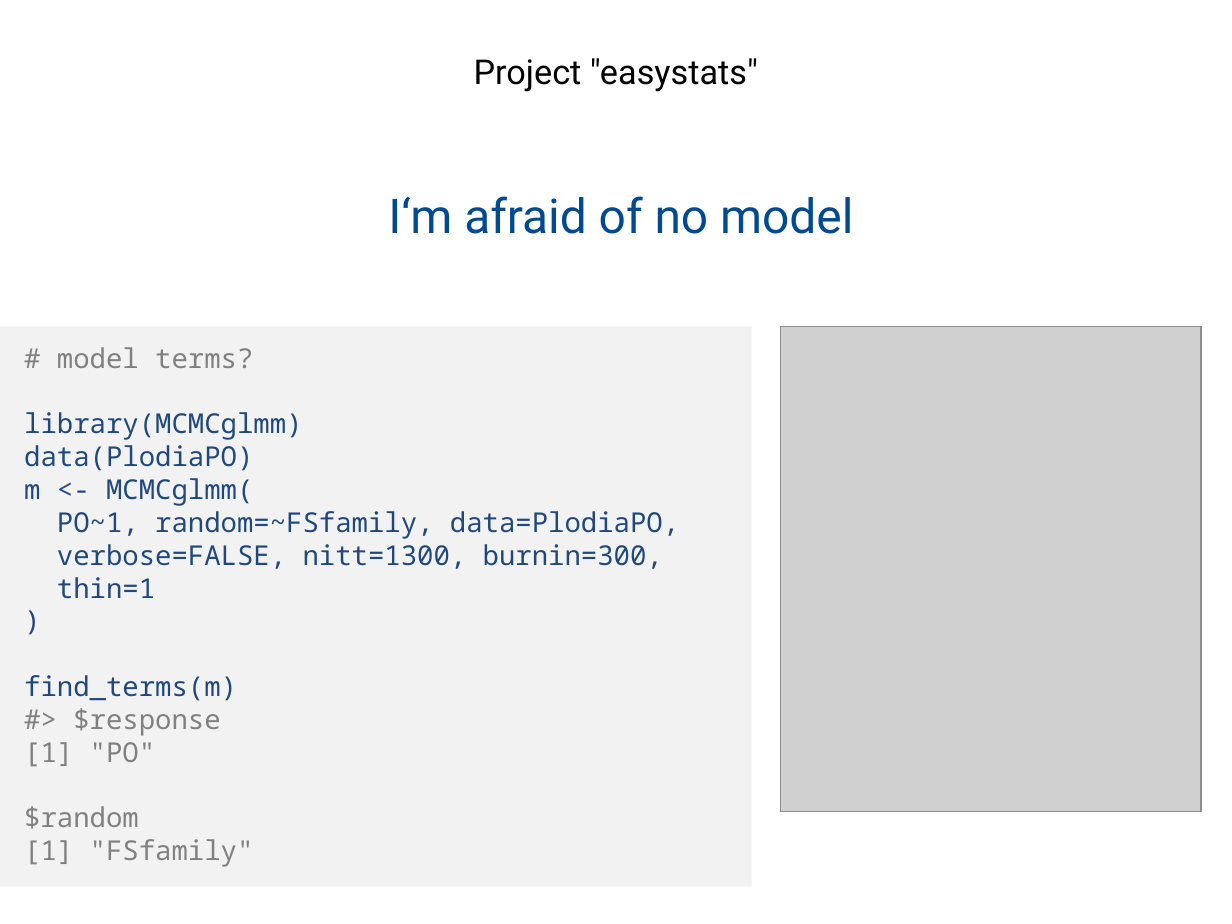
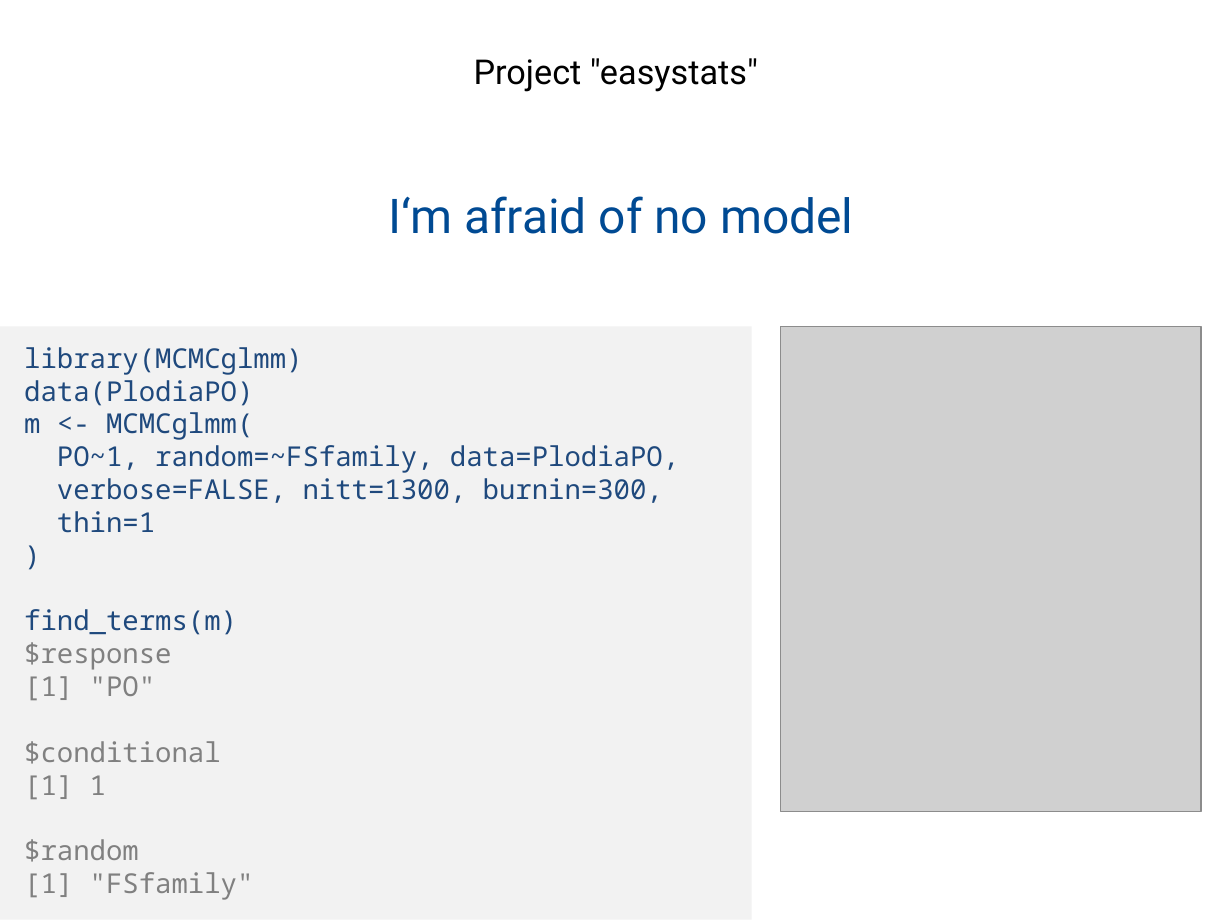
Before and after one commit to easystats/easystats, a slide deck: slide 18 of presentations/2019-02_Hamburg_RUG/1902 Hamburg RUG easystats.pptx. Drawn at 1232x924 pixels with LibreOffice and Linux fonts; fonts in the diff are those of the drawing; grey boxes stand for pictures; background and template pictures are left out. Boxes give left, top, right and bottom in pixels: in the first picture for what was removed or moved away, otherwise in the second. Text is boxed around its words. In the diff, an @@ line names an element or a change of style, - is before the commit and + after.

```diff
--- a/presentations/2019-02_Hamburg_RUG/1902 Hamburg RUG easystats.pptx
+++ b/presentations/2019-02_Hamburg_RUG/1902 Hamburg RUG easystats.pptx
@@ rectangle "library(MCMCglmm)": place and size @@
-rectangle "library(MCMCglmm)" at box(0, 326, 752, 887)
+rectangle "library(MCMCglmm)" at box(0, 326, 752, 920)
@@ text in rectangle at box(57, 347, 253, 368): paragraph removed @@
-# model terms?
@@ text in rectangle at box(24, 642, 171, 670): text changed @@
-#> $response
+$response
@@ text in rectangle at box(24, 741, 221, 799): paragraphs added @@
+$conditional
+[1] 1
```
Also in this commit, not shown: 2 other slides changed, 1 other file.
